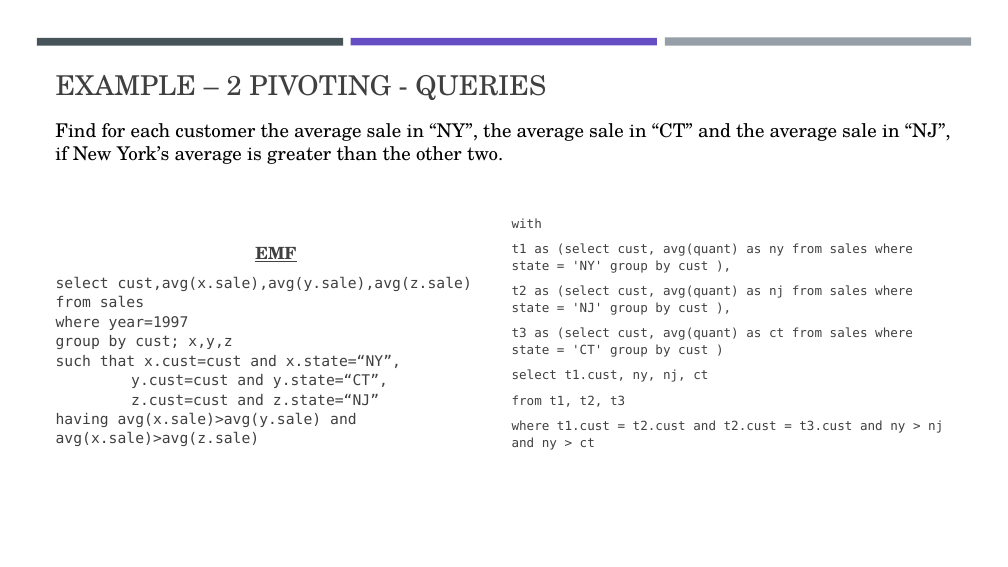
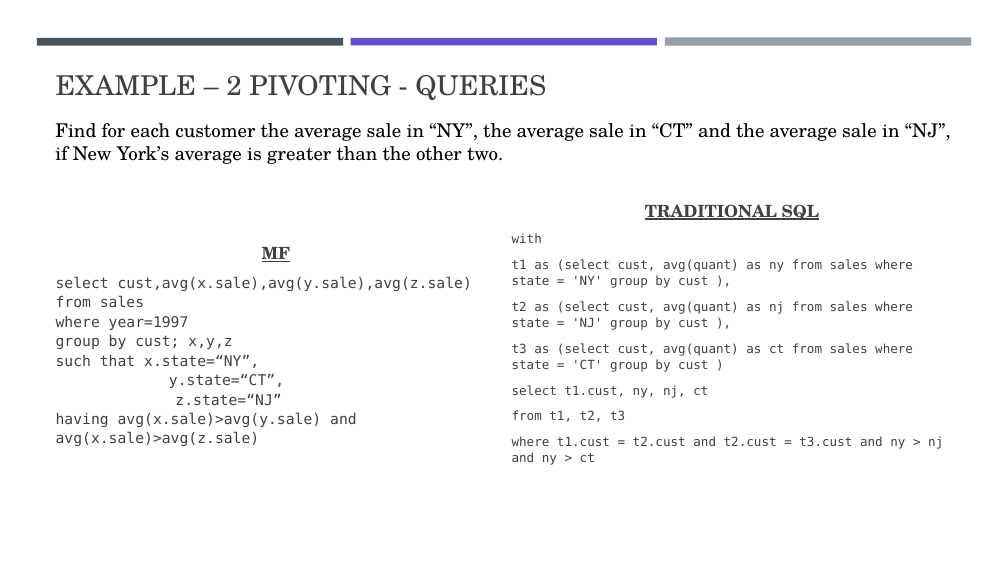
Before and after one commit to athiban94/Query-Optimizer, a slide deck: slide 4 of PPT-Presentation.pptx (slide 5 before the commit). Drawn at 1008x567 pixels with LibreOffice and Linux fonts; fonts in the diff are those of the drawing. Boxes give left, top, right and bottom in pixels: in the first picture for what was removed or moved away, otherwise in the second. Text is boxed around its words. In the diff, an @@ line names an element or a change of style, - is before the commit and + after.

```diff
--- a/PPT-Presentation.pptx
+++ b/PPT-Presentation.pptx
@@ text at (645, 204, 819, 220): paragraph added @@
+TRADITIONAL SQL
@@ text at (56, 247, 472, 446): text changed @@
-EMF
-select cust,avg(x.sale),avg(y.sale),avg(z.sale)
-from sales
-where year=1997
-group by cust; x,y,z
-such that x.cust=cust and x.state=“NY”,
-y.cust=cust and y.state=“CT”,
-z.cust=cust and z.state=“NJ”
-having avg(x.sale)>avg(y.sale) and avg(x.sale)>avg(z.sale)
+MF
+select cust,avg(x.sale),avg(y.sale),avg(z.sale)
+from sales
+where year=1997
+group by cust; x,y,z
+such that x.state=“NY”,
+y.state=“CT”,
+z.state=“NJ”
+having avg(x.sale)>avg(y.sale) and avg(x.sale)>avg(z.sale)
```
Also in this commit, not shown: 1 other slide changed, 2 other files.
